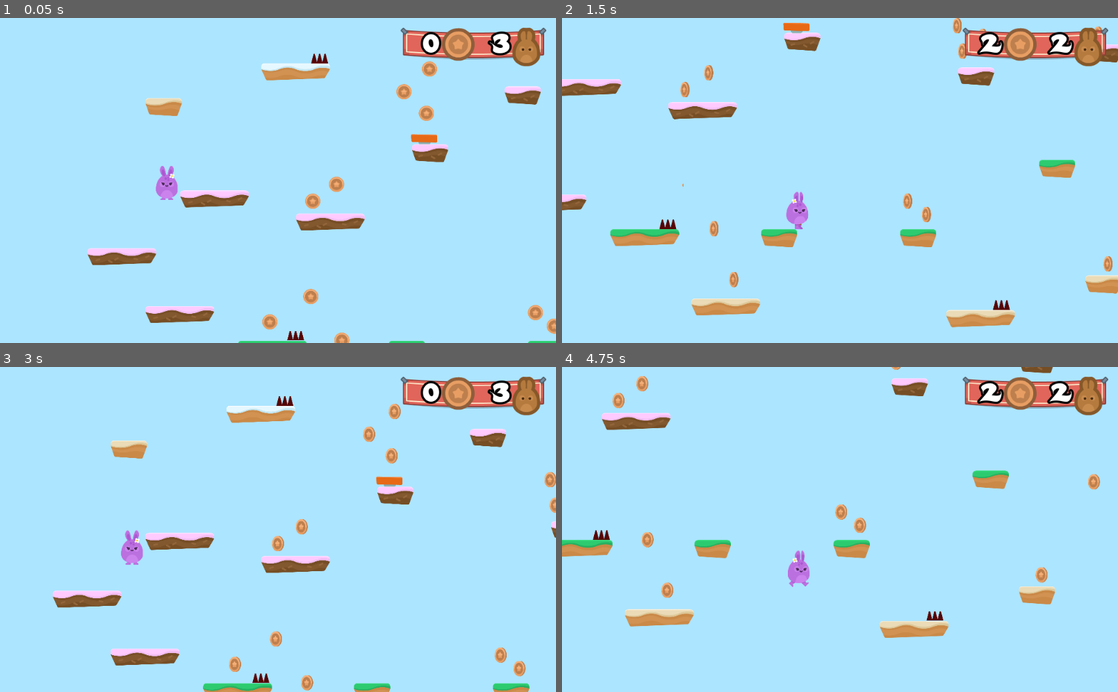
Above: before the commit, frames 1-4 (two rows, left to right).
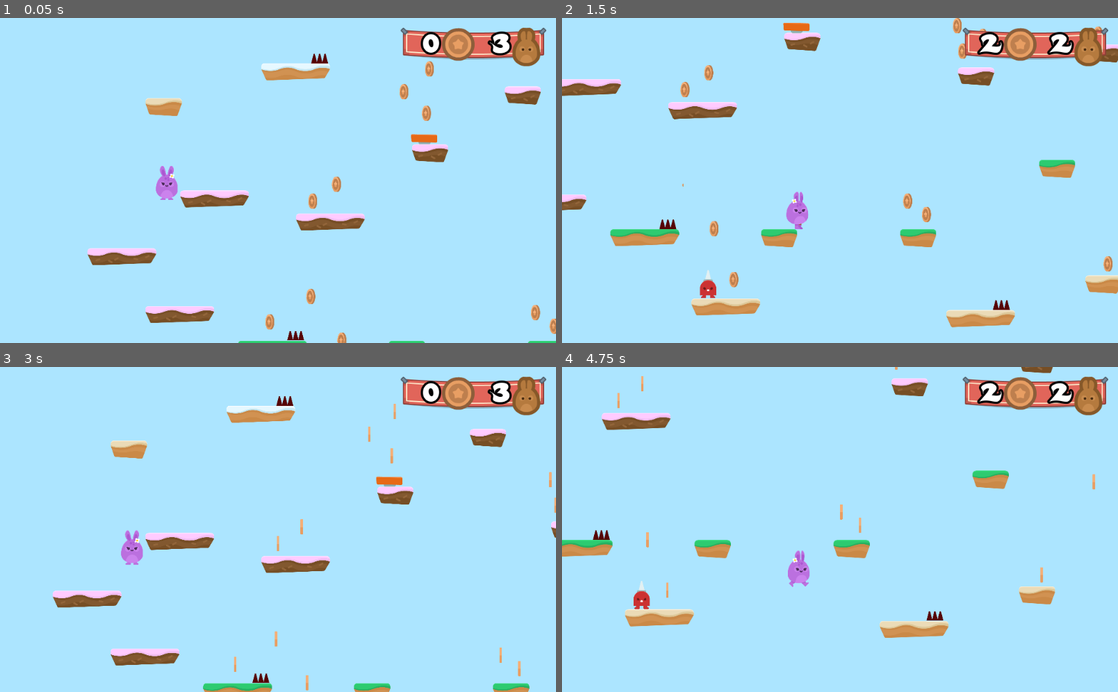
Above: after the commit, the same moments.

Repository: Eyeofthetgr/HoppyDays
Game: Godot game, scene res://Levels/Level1.tscn
Same seed, same stepped clock (60 frames per second), same inputs: the game is played once before the commit and once after it.
Inputs (mouse positions are in pixels of both pictures, inside the frame that each line leads up to):
- Up to frame 1 (0.05 s): no input
- Up to frame 2 (1.5 s): hold D (right) from 0.53 s (still down); tap W (jump) at 0.77 s
- Up to frame 3 (3 s): tap W (jump) at 1.52 s; release D (right) at 2.03 s; hold A (left) 2.03-2.75 s; click (183, 575) at 2.75 s
- Up to frame 4 (4.75 s): hold D (right) from 3.53 s (still down); tap W (jump) at 3.77, 4.52 s

The runs differ from the first frame. In frame 1, 0.6% of the frame differs, in the area x 47-100%, y 13-100%; in frame 2, 0.2%; in frame 3, 0.9%, in the area x 41-100%, y 11-100%; in frame 4, 0.8%.

Commit message:
Adding a non-player characters (NPCs)

Diff:
--- a/Items/Coin.tscn
+++ b/Items/Coin.tscn
@@ -54,6 +54,7 @@
 [node name="AnimatedSprite" type="AnimatedSprite" parent="."]
 frames = SubResource( 1 )
 animation = "spin"
+frame = 2
 playing = true
 
 [node name="Area2D" type="Area2D" parent="."]
--- a/Levels/Level1.tscn
+++ b/Levels/Level1.tscn
@@ -8,6 +8,7 @@
 [ext_resource path="res://Items/JumpPad.tscn" type="PackedScene" id=6]
 [ext_resource path="res://SFX/Summer_Park.ogg" type="AudioStream" id=7]
 [ext_resource path="res://GUI/GUI.tscn" type="PackedScene" id=8]
+[ext_resource path="res://NPCs/Spikeman.tscn" type="PackedScene" id=9]
 
 [node name="Level1" type="Node2D"]
 script = ExtResource( 1 )
@@ -252,3 +253,26 @@
 autoplay = true
 
 [node name="GUI" parent="." instance=ExtResource( 8 )]
+
+[node name="NPCs" type="Node" parent="."]
+
+[node name="Spikeman" parent="NPCs" instance=ExtResource( 9 )]
+position = Vector2( 1472.42, 1326.74 )
+
+[node name="Spikeman2" parent="NPCs" instance=ExtResource( 9 )]
+position = Vector2( 4055.24, -525.917 )
+
+[node name="Spikeman3" parent="NPCs" instance=ExtResource( 9 )]
+position = Vector2( 4671.08, 1267.55 )
+
+[node name="Spikeman4" parent="NPCs" instance=ExtResource( 9 )]
+position = Vector2( 8120.19, 1522.15 )
+
+[node name="Spikeman5" parent="NPCs" instance=ExtResource( 9 )]
+position = Vector2( 14715.1, 881.007 )
+
+[node name="Spikeman6" parent="NPCs" instance=ExtResource( 9 )]
+position = Vector2( 18750, -459.909 )
+
+[node name="Spikeman7" parent="NPCs" instance=ExtResource( 9 )]
+position = Vector2( 20806.4, 754.641 )
--- /dev/null
+++ b/NPCs/Spikeman.tscn
@@ -0,0 +1,86 @@
+[gd_scene load_steps=8 format=2]
+
+[ext_resource path="res://Hazards/Hazards.gd" type="Script" id=1]
+[ext_resource path="res://GFX/Enemies/spikeMan_walk1.png" type="Texture" id=2]
+[ext_resource path="res://GFX/Enemies/spikeMan_walk2.png" type="Texture" id=3]
+[ext_resource path="res://GFX/Enemies/spikeMan_stand.png" type="Texture" id=4]
+
+[sub_resource type="SpriteFrames" id=1]
+animations = [ {
+"frames": [ ExtResource( 2 ), ExtResource( 3 ) ],
+"loop": true,
+"name": "walk",
+"speed": 5.0
+}, {
+"frames": [ ExtResource( 4 ) ],
+"loop": true,
+"name": "stand",
+"speed": 5.0
+} ]
+
+[sub_resource type="CapsuleShape2D" id=2]
+radius = 44.9783
+height = 66.2228
+
+[sub_resource type="Animation" id=3]
+resource_name = "Spikeman"
+length = 6.0
+loop = true
+step = 1.0
+tracks/0/type = "value"
+tracks/0/path = NodePath(".:position")
+tracks/0/interp = 1
+tracks/0/loop_wrap = true
+tracks/0/imported = false
+tracks/0/enabled = true
+tracks/0/keys = {
+"times": PoolRealArray( 0, 1, 2, 4, 5 ),
+"transitions": PoolRealArray( 1, 1, 1, 1, 1 ),
+"update": 0,
+"values": [ Vector2( 0, 0 ), Vector2( -100, 0 ), Vector2( -100, 0 ), Vector2( 100, 0 ), Vector2( 100, 0 ) ]
+}
+tracks/1/type = "value"
+tracks/1/path = NodePath("AnimatedSprite:animation")
+tracks/1/interp = 1
+tracks/1/loop_wrap = true
+tracks/1/imported = false
+tracks/1/enabled = true
+tracks/1/keys = {
+"times": PoolRealArray( 0, 1, 2, 4, 5 ),
+"transitions": PoolRealArray( 1, 1, 1, 1, 1 ),
+"update": 1,
+"values": [ "walk", "stand", "walk", "stand", "walk" ]
+}
+tracks/2/type = "value"
+tracks/2/path = NodePath("AnimatedSprite:flip_h")
+tracks/2/interp = 1
+tracks/2/loop_wrap = true
+tracks/2/imported = false
+tracks/2/enabled = true
+tracks/2/keys = {
+"times": PoolRealArray( 0, 2, 5 ),
+"transitions": PoolRealArray( 1, 1, 1 ),
+"update": 1,
+"values": [ true, false, true ]
+}
+
+[node name="Spikeman" type="Node2D"]
+
+[node name="Area2D" type="Area2D" parent="."]
+collision_layer = 4
+script = ExtResource( 1 )
+
+[node name="AnimatedSprite" type="AnimatedSprite" parent="Area2D"]
+frames = SubResource( 1 )
+animation = "walk"
+playing = true
+flip_h = true
+
+[node name="CollisionShape2D" type="CollisionShape2D" parent="Area2D"]
+visible = false
+shape = SubResource( 2 )
+
+[node name="AnimationPlayer" type="AnimationPlayer" parent="Area2D"]
+autoplay = "Spikeman"
+anims/Spikeman = SubResource( 3 )
+[connection signal="body_entered" from="Area2D" to="Area2D" method="_on_SpikeTop_body_entered"]
Not shown: 1 places in Levels/Level1.tscn that only renumber resources
